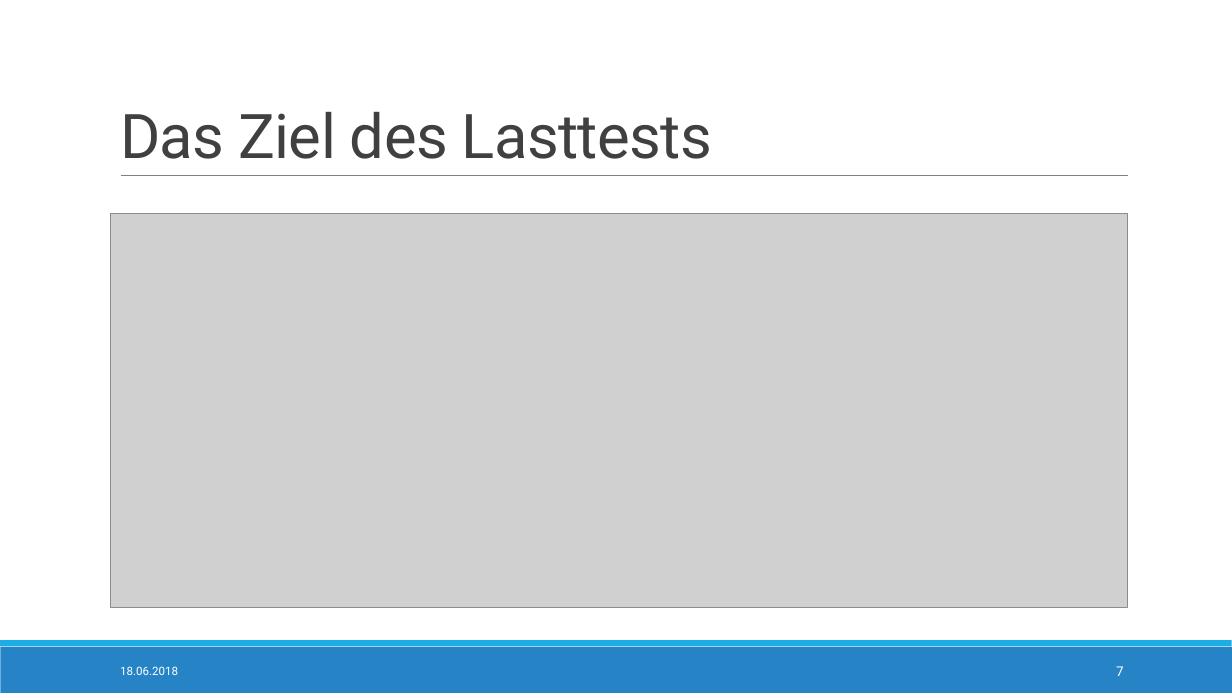
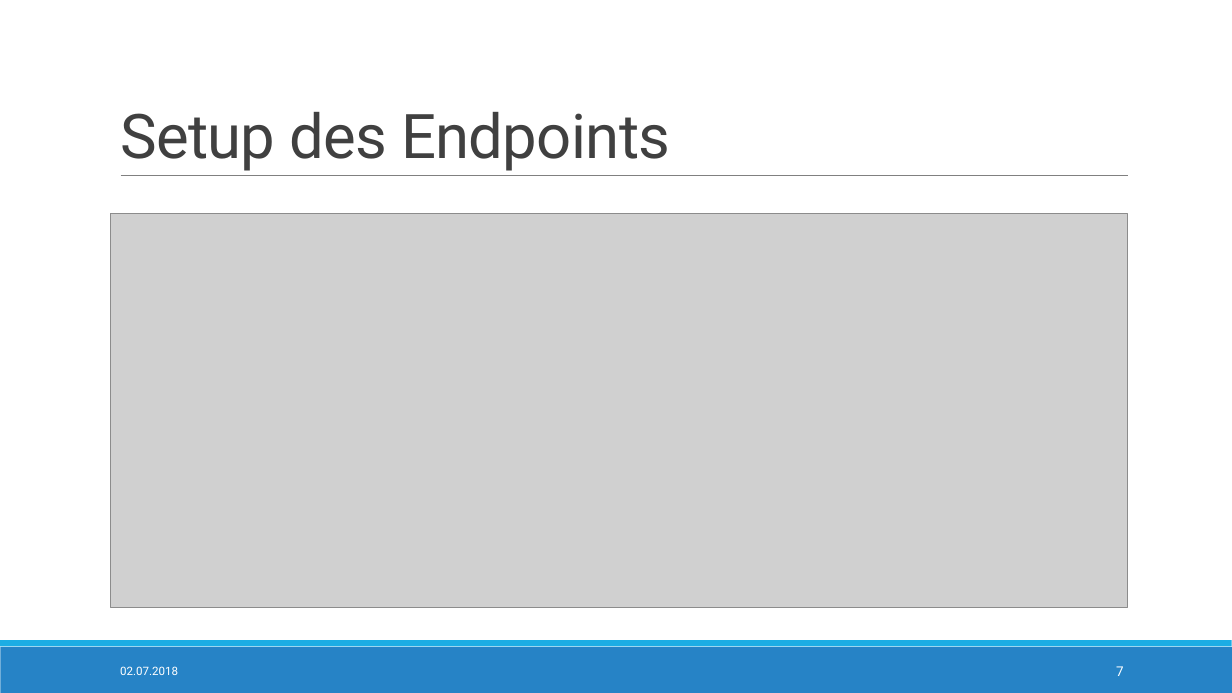
Before and after one commit to StTraeger/sqs-car-webservice, a slide deck: slide 7 of LoadTesting.pptx. Drawn at 1232x693 pixels with LibreOffice and Linux fonts; fonts in the diff are those of the drawing; grey boxes stand for pictures. Boxes give left, top, right and bottom in pixels: in the first picture for what was removed or moved away, otherwise in the second. Text is boxed around its words. In the diff, an @@ line names an element or a change of style, - is before the commit and + after.

```diff
--- a/LoadTesting.pptx
+++ b/LoadTesting.pptx
@@ title at box(120, 112, 670, 171): text changed @@
-Das Ziel des Lasttests
+Setup des Endpoints
@@ text at box(120, 666, 178, 675): text changed @@
-18.06.2018
+02.07.2018
```
Also in this commit, not shown: 9 other slides changed, 1 slide removed.
